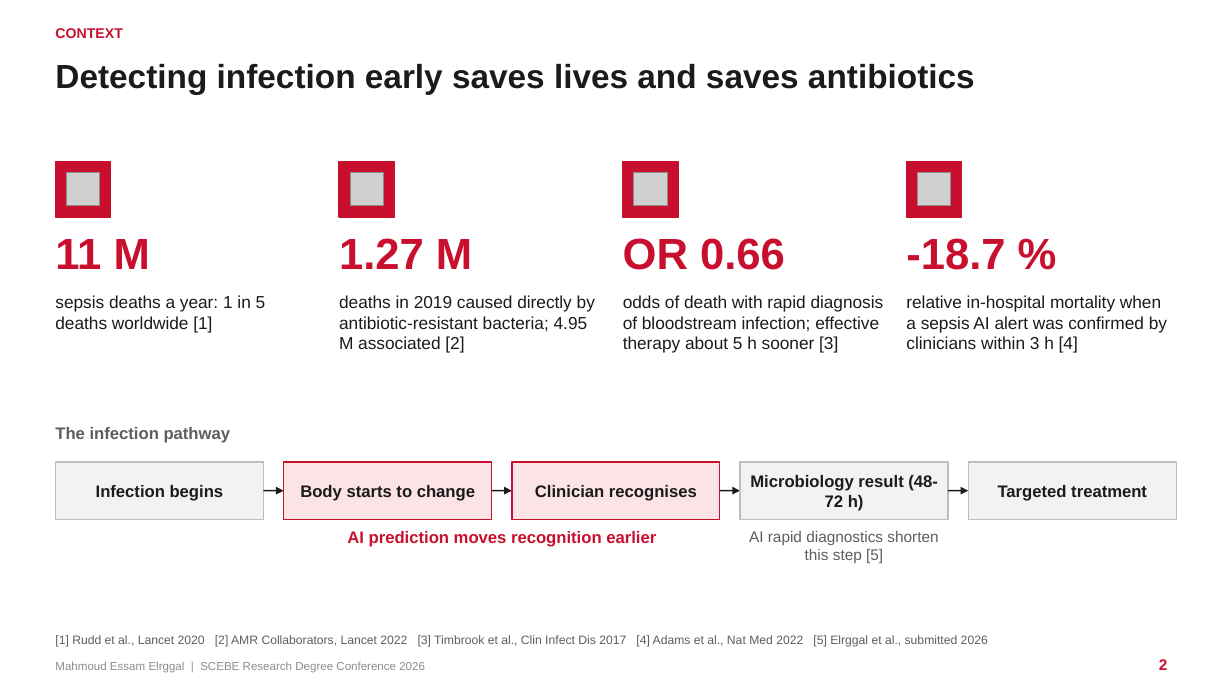
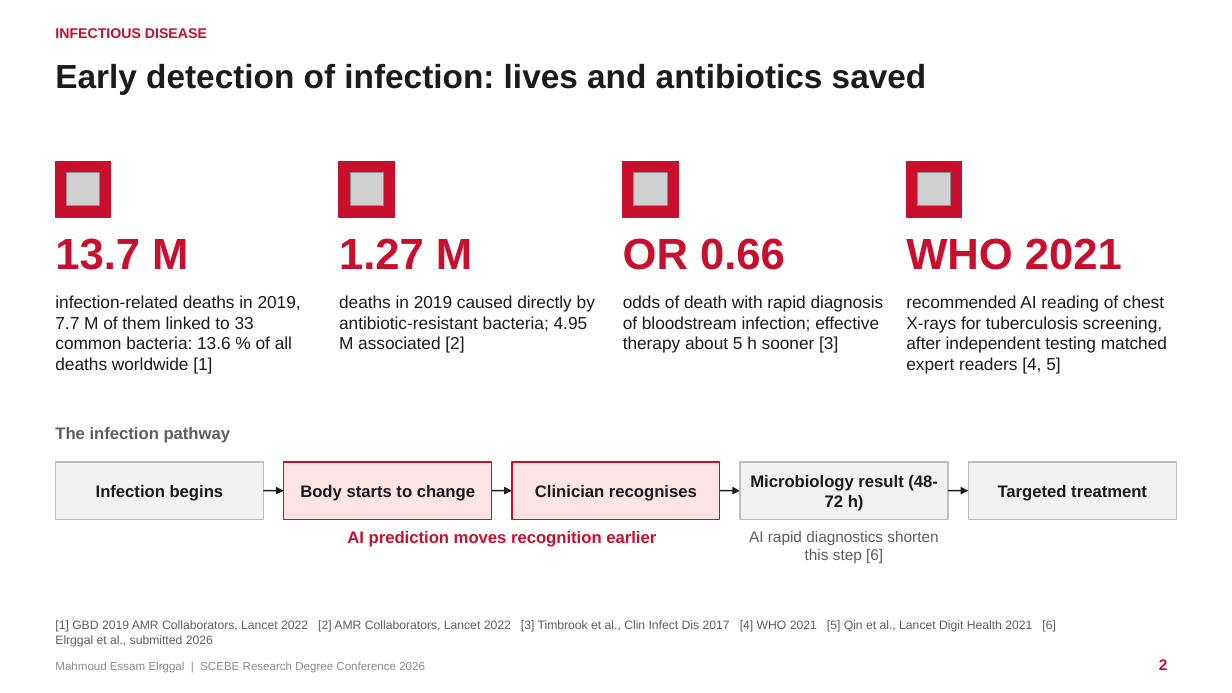
Before and after one commit to mahmoudddj/datasciencecoursera1, a slide deck: slide 2 of dev/presentation/Elrggal_Mahmoud_SCEBE2026.pptx. Drawn at 1232x693 pixels with LibreOffice and Linux fonts; fonts in the diff are those of the drawing; grey boxes stand for pictures. Boxes give left, top, right and bottom in pixels: in the first picture for what was removed or moved away, otherwise in the second. Text is boxed around its words. In the diff, an @@ line names an element or a change of style, - is before the commit and + after.

```diff
--- a/dev/presentation/Elrggal_Mahmoud_SCEBE2026.pptx
+++ b/dev/presentation/Elrggal_Mahmoud_SCEBE2026.pptx
@@ text at [55,28,207,38]: text changed @@
-CONTEXT
+INFECTIOUS DISEASE
@@ title at [55,64,927,95]: text changed @@
-Detecting infection early saves lives and saves antibiotics
+Early detection of infection: lives and antibiotics saved
@@ text at [55,238,188,270]: text changed @@
-11 M
+13.7 M
@@ text at [906,238,1122,270]: text changed @@
--18.7 %
+WHO 2021
@@ text at [55,295,301,374]: text changed @@
-sepsis deaths a year: 1 in 5 deaths worldwide [1]
+infection-related deaths in 2019, 7.7 M of them linked to 33 common bacteria: 13.6 % of all deaths worldwide [1]
@@ text at [906,295,1167,374]: text changed @@
-relative in-hospital mortality when a sepsis AI alert was confirmed by clinicians within 3 h [4]
+recommended AI reading of chest X-rays for tuberculosis screening, after independent testing matched expert readers [4, 5]
@@ text at [749,531,938,563]: text changed @@
-AI rapid diagnostics shorten this step [5]
+AI rapid diagnostics shorten this step [6]
@@ text at [55,620,1056,647]: text changed @@
-[1] Rudd et al., Lancet 2020 [2] AMR Collaborators, Lancet 2022 [3] Timbrook et al., Clin Infect Dis 2017 [4] Adams et al., Nat Med 2022 [5] Elrggal et al., submitted 2026
+[1] GBD 2019 AMR Collaborators, Lancet 2022 [2] AMR Collaborators, Lancet 2022 [3] Timbrook et al., Clin Infect Dis 2017 [4] WHO 2021 [5] Qin et al., Lancet Digit Health 2021 [6] Elrggal et al., submitted 2026
```
Also in this commit, not shown: 24 other slides changed, 3 slides added, 1 slide removed, 3 other files.
